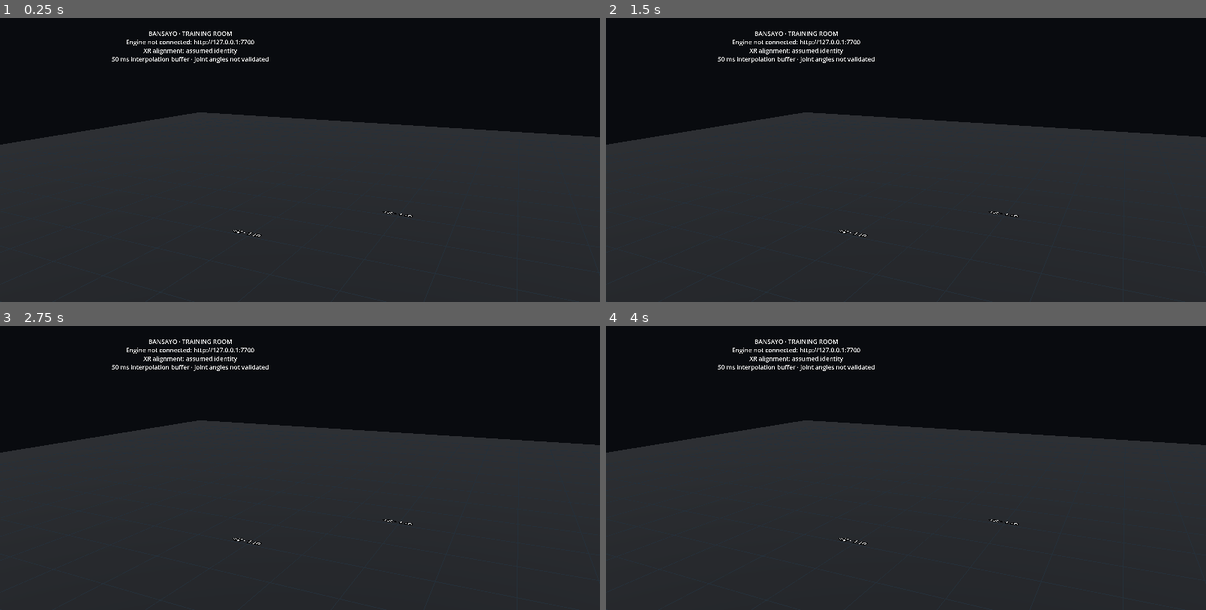
Above: before the commit, frames 1-4 (two rows, left to right).
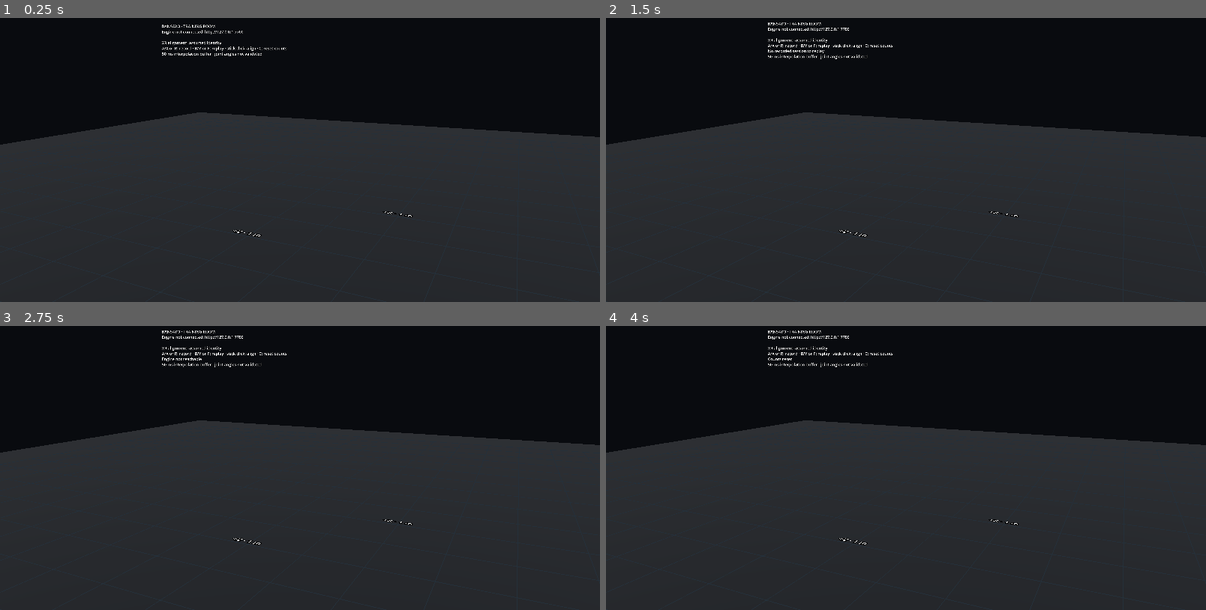
Above: after the commit, the same moments.

Repository: danielsobrado/Bansayo
Game: Godot game, scene res://training_room.tscn
The game is run twice, just before and just after one commit, with the same random seed, the same clock (stepped at 60 frames per second) and the same inputs.
Inputs (mouse positions are in pixels of both pictures, inside the frame that each line leads up to):
- Up to frame 1 (0.25 s): no input
- Up to frame 2 (1.5 s): tap Enter at 0.5 s; move the mouse to (1038, 94) at 0.52 s; tap R at 0.6 s; click (1038, 94) at 0.67 s; tap P at 0.8, 1.35 s; tap Space at 1.25 s; move the mouse to (786, 134) at 1.27 s; click (786, 134) at 1.42 s
- Up to frame 3 (2.75 s): tap C at 1.55, 2.1 s; tap Enter at 2 s; move the mouse to (360, 340) at 2.02 s; click (360, 340) at 2.17 s; tap R at 2.3 s
- Up to frame 4 (4 s): tap Space at 2.75 s; move the mouse to (876, 496) at 2.77 s; tap R at 2.85 s; click (876, 496) at 2.92 s; tap P at 3.05, 3.6 s; tap Enter at 3.5 s; move the mouse to (1086, 479) at 3.52 s; click (1086, 479) at 3.67 s; tap C at 3.8 s

The runs differ from the first frame. In frame 1, 0.8% of the frame differs, in the area x 18-48%, y 2-16%; in frame 2, 0.8%, in the area x 18-48%, y 1-16%; in frame 3, 0.8%; in frame 4, 0.8%.

Commit message:
vr: joint readouts, rep/kick counts, camera status, record/replay and room alignment
The panel shows live knee/hip/trunk angles with session peaks, squat and per-leg kick
counts from the engine's angles, ankle and pelvis heights, each camera's state and why
triangulation or the skeleton is unavailable. A/X and B/Y (R/P on desktop) record and
replay through the engine API. Clicking the right thumbstick with the controller on the
calibration board origin aligns the engine world to the headset stage (saved).

Co-Authored-By: Claude Opus 5.5 <noreply@anthropic.com>

Diff:
--- a/apps/vr/scripts/body_root.gd
+++ b/apps/vr/scripts/body_root.gd
@@ -1,5 +1,4 @@
 extends Node3D
 # Engine content only. The native headset camera is never parented under this transform.
-# T_xr_stage_from_world is identity until XR alignment is implemented.
-func _ready() -> void:
-	transform = Transform3D.IDENTITY
+# Its transform is T_xr_stage_from_world: identity until the room is aligned in the headset
+# (training_room.gd, controller on the calibration board origin).
--- /dev/null
+++ b/apps/vr/scripts/engine_actions.gd
@@ -0,0 +1,54 @@
+extends Node
+# Recording and replay through the engine's HTTP API; the engine owns both.
+
+signal message(text: String)
+var engine_url: String
+var recording := false
+var replaying := false
+var _busy := false
+
+func set_state(state: Dictionary) -> void:
+	recording = state.get("recording") is Dictionary
+	replaying = str(state.get("engine", {}).get("mode", "")) == "replay"
+
+func toggle_recording() -> void:
+	if recording:
+		_call(HTTPClient.METHOD_POST, "/recording/stop", "{}", "Recording saved")
+	else:
+		_call(HTTPClient.METHOD_POST, "/recording/start", "{}", "Recording")
+
+## Replays the newest session, or returns to live input while replaying.
+func toggle_replay() -> void:
+	if replaying:
+		_call(HTTPClient.METHOD_POST, "/playback/stop", "{}", "Live")
+		return
+	var sessions: Variant = await _call(HTTPClient.METHOD_GET, "/sessions", "", "")
+	if not sessions is Array or sessions.is_empty():
+		message.emit("No recorded session to replay")
+		return
+	var newest: Dictionary = sessions[0]
+	for session in sessions:
+		if str(session.get("created_utc", "")) > str(newest.get("created_utc", "")):
+			newest = session
+	_call(HTTPClient.METHOD_POST, "/playback/start", JSON.stringify({"session_id": newest["id"], "looping": true}), "Replaying " + str(newest.get("name", newest["id"])))
+
+func _call(method: int, path: String, body: String, done: String) -> Variant:
+	if _busy:
+		return null
+	_busy = true
+	var http := HTTPRequest.new()
+	add_child(http)
+	http.request(engine_url.trim_suffix("/") + "/api/v1" + path, ["Content-Type: application/json"], method, body)
+	var result: Array = await http.request_completed
+	http.queue_free()
+	_busy = false
+	var parsed: Variant = JSON.parse_string((result[3] as PackedByteArray).get_string_from_utf8())
+	if result[0] != HTTPRequest.RESULT_SUCCESS or not parsed is Dictionary:
+		message.emit("Engine not reachable")
+		return null
+	if not parsed.get("ok", false):
+		message.emit(str(parsed.get("error", {}).get("message", "Request failed")))
+		return null
+	if not done.is_empty():
+		message.emit(done)
+	return parsed.get("data")
--- /dev/null
+++ b/apps/vr/scripts/movement_counter.gd
@@ -0,0 +1,54 @@
+extends RefCounted
+# Session counts and peaks from the engine's joint angles and pose. Presentation only: no angle
+# is computed here, repetitions are hysteresis crossings of values the engine published.
+
+const SQUAT_DOWN_DEG := 70.0  # mean knee flexion entering the bottom of a squat
+const SQUAT_UP_DEG := 25.0
+const KICK_UP_DEG := 60.0  # hip flexion of the kicking leg
+const KICK_DOWN_DEG := 20.0
+const STANDING_HIP_MAX_DEG := 30.0  # the other leg must be near straight: a squat is not a kick
+var squats := 0
+var kicks := {"left": 0, "right": 0}
+var peaks := {}  # joint id -> peak degrees
+var max_ankle_height_m := 0.0
+var min_pelvis_height_m := INF
+var _in_squat := false
+var _in_kick := {"left": false, "right": false}
+
+func reset() -> void:
+	squats = 0
+	kicks = {"left": 0, "right": 0}
+	peaks.clear()
+	max_ankle_height_m = 0.0
+	min_pelvis_height_m = INF
+	_in_squat = false
+	_in_kick = {"left": false, "right": false}
+
+## `angles`: joint id -> degrees, only joints with a value. `heights`: metres above the floor for
+## `pelvis`, `left_ankle` and `right_ankle`, only when measured or derived.
+func update(angles: Dictionary, heights: Dictionary) -> void:
+	for id in angles:
+		peaks[id] = maxf(peaks.get(id, -INF), angles[id])
+	if angles.has("left_knee_flexion") and angles.has("right_knee_flexion"):
+		var knee: float = (angles["left_knee_flexion"] + angles["right_knee_flexion"]) / 2.0
+		if not _in_squat and knee >= SQUAT_DOWN_DEG:
+			_in_squat = true
+		elif _in_squat and knee <= SQUAT_UP_DEG:
+			_in_squat = false
+			squats += 1
+	for side in ["left", "right"]:
+		var id: String = side + "_hip_flexion"
+		if not angles.has(id):
+			continue
+		var other: String = ("right" if side == "left" else "left") + "_hip_flexion"
+		var standing: bool = angles.get(other, 0.0) <= STANDING_HIP_MAX_DEG
+		if not _in_kick[side] and angles[id] >= KICK_UP_DEG and standing:
+			_in_kick[side] = true
+		elif _in_kick[side] and angles[id] <= KICK_DOWN_DEG:
+			_in_kick[side] = false
+			kicks[side] += 1
+	for id in ["left_ankle", "right_ankle"]:
+		if heights.has(id):
+			max_ankle_height_m = maxf(max_ankle_height_m, heights[id])
+	if heights.has("pelvis"):
+		min_pelvis_height_m = minf(min_pelvis_height_m, heights["pelvis"])
--- a/apps/vr/scripts/status_panel.gd
+++ b/apps/vr/scripts/status_panel.gd
@@ -1,17 +1,29 @@
 extends Node3D
+# World-space panel: connection, tracking quality, camera status, live joint angles with session
+# peaks, repetition counts and the last action. Every number comes from the engine stream.
+const MovementCounter = preload("res://scripts/movement_counter.gd")
+const READOUTS := ["left_knee_flexion", "right_knee_flexion", "left_hip_flexion", "right_hip_flexion", "trunk_forward_lean"]
+var counter := MovementCounter.new()
+var alignment_text := "XR alignment: assumed identity"
+var action_text := ""
 var _label := Label3D.new()
 var _connected := false
 var _connection_message := "Engine not connected"
 var _state: Dictionary = {}
 var _frame: Dictionary = {}
+var _joint_ids: Array = []
+var _joint_labels: Array = []
+var _segment_ids: Array = []
 var _gap := true
+var _next_refresh_ms := 0
 
 func _ready() -> void:
-	_label.font_size = 36
-	_label.pixel_size = 0.002
+	_label.font_size = 32
+	_label.pixel_size = 0.0016
 	_label.outline_size = 4
 	_label.no_depth_test = true
 	_label.billboard = BaseMaterial3D.BILLBOARD_ENABLED
+	_label.horizontal_alignment = HORIZONTAL_ALIGNMENT_LEFT
 	add_child(_label)
 	_refresh()
 
@@ -22,18 +34,50 @@
 		_frame.clear()
 	_refresh()
 
+func skeleton_changed(definition: Dictionary) -> void:
+	_joint_ids = definition.get("joints", []).map(func(j): return str(j.get("id", "")))
+	_joint_labels = definition.get("joints", []).map(func(j): return str(j.get("label", "")))
+	_segment_ids = definition.get("segments", []).map(func(s): return str(s.get("id", "")))
+
 func state_changed(state: Dictionary) -> void:
 	_state = state
 	_refresh()
 
 func frame_received(frame: Dictionary) -> void:
 	_frame = frame
-	_refresh()
+	var angles := {}
+	var joints: Array = frame.get("joints", [])
+	for i in range(mini(joints.size(), _joint_ids.size())):
+		var value: Variant = joints[i].get("value")
+		if value != null:
+			angles[_joint_ids[i]] = rad_to_deg(float(value))
+	var heights := {}
+	var pose: Variant = frame.get("pose")
+	if pose is Dictionary:
+		var segments: Array = pose.get("segments", [])
+		# A segment's origin follows its parent, so the ankle (foot origin) is as good as the shin.
+		# [reported name, segment whose origin it is, segment that must not be inferred]
+		for item in [["pelvis", "pelvis", "pelvis"], ["left_ankle", "left_foot", "left_shin"], ["right_ankle", "right_foot", "right_shin"]]:
+			var at := _segment_ids.find(item[1])
+			var by := _segment_ids.find(item[2])
+			if at < 0 or by < 0 or maxi(at, by) >= segments.size():
+				continue
+			if segments[at].get("position_m") is Array and str(segments[by].get("provenance", "")) != "inferred":
+				heights[item[0]] = float(segments[at]["position_m"][1])
+	counter.update(angles, heights)
+	# Text rebuilds are throttled; the stream arrives at up to 60 Hz.
+	if Time.get_ticks_msec() >= _next_refresh_ms:
+		_next_refresh_ms = Time.get_ticks_msec() + 100
+		_refresh()
 
 func set_gap(gap: bool) -> void:
 	if _gap != gap:
 		_gap = gap
 		_refresh()
+
+func set_action(text: String) -> void:
+	action_text = text
+	_refresh()
 
 func _refresh() -> void:
 	var lines: Array[String] = ["BANSAYO · TRAINING ROOM", _connection_message]
@@ -42,11 +86,57 @@
 		var origin_text := ", ".join(PackedStringArray(origins)).to_upper()
 		if str(_state.get("engine", {}).get("mode", "")) == "replay":
 			origin_text = "REPLAY · " + origin_text
+		if _state.get("recording") is Dictionary:
+			origin_text = "● REC · " + origin_text
 		var quality: Dictionary = _frame.get("quality", {})
 		lines.append(origin_text)
 		lines.append("%s · %d/%d segments" % [str(quality.get("state", "unavailable")), int(quality.get("observed_segments", 0)), int(quality.get("total_segments", 0))])
+		lines.append_array(_camera_lines())
 		if _gap:
 			lines.append("No pose data · stream gap or pose unavailable")
-	lines.append("XR alignment: assumed identity")
+		lines.append("")
+		lines.append_array(_joint_lines())
+		lines.append("")
+		lines.append("Squats %d · Kicks L %d / R %d" % [counter.squats, counter.kicks["left"], counter.kicks["right"]])
+		var ankle := "—" if counter.max_ankle_height_m <= 0.0 else "%.2f m" % counter.max_ankle_height_m
+		var pelvis := "—" if counter.min_pelvis_height_m == INF else "%.2f m" % counter.min_pelvis_height_m
+		lines.append("Max ankle height %s · Min pelvis height %s" % [ankle, pelvis])
+	lines.append("")
+	lines.append(alignment_text)
+	lines.append("A/X or R: record · B/Y or P: replay · stick click: align · C: reset counts")
+	if not action_text.is_empty():
+		lines.append(action_text)
 	lines.append("50 ms interpolation buffer · joint angles not validated")
 	_label.text = "\n".join(PackedStringArray(lines))
+
+func _camera_lines() -> Array[String]:
+	var out: Array[String] = []
+	var cameras: Array[String] = []
+	for device in _state.get("devices", []):
+		var descriptor: Dictionary = device.get("descriptor", {})
+		if str(descriptor.get("kind", "")) != "camera":
+			continue
+		var rate := float(device.get("stream", {}).get("measured_rate_hz", 0.0))
+		cameras.append("%s %s %.0f Hz" % [str(descriptor.get("id", "?")), str(device.get("state", "?")), rate])
+	if not cameras.is_empty():
+		out.append("Cameras: " + " · ".join(PackedStringArray(cameras)))
+	for feature in _state.get("features", []):
+		var id := str(feature.get("id", ""))
+		if id in ["landmarks_3d_triangulated", "skeleton_pose"] and not cameras.is_empty():
+			var reasons: Array = feature.get("reasons", [])
+			var why := "" if reasons.is_empty() else " (" + str(reasons[0].get("code", "")) + ")"
+			out.append("%s: %s%s" % [id.replace("_", " "), str(feature.get("state", "?")), why])
+	return out
+
+func _joint_lines() -> Array[String]:
+	var out: Array[String] = []
+	var joints: Array = _frame.get("joints", [])
+	for id in READOUTS:
+		var i := _joint_ids.find(id)
+		if i < 0 or i >= joints.size():
+			continue
+		var value: Variant = joints[i].get("value")
+		var now := "—" if value == null else "%5.1f°" % rad_to_deg(float(value))
+		var peak := "—" if not counter.peaks.has(id) else "%5.1f°" % counter.peaks[id]
+		out.append("%s  %s   peak %s" % [_joint_labels[i], now, peak])
+	return out
--- a/apps/vr/scripts/training_room.gd
+++ b/apps/vr/scripts/training_room.gd
@@ -5,26 +5,34 @@
 const DebugSkeleton = preload("res://scripts/debug_skeleton.gd")
 const DevRig = preload("res://scripts/dev_rig.gd")
 const StatusPanel = preload("res://scripts/status_panel.gd")
+const EngineActions = preload("res://scripts/engine_actions.gd")
+const ALIGNMENT_FILE := "user://xr_alignment.cfg"
 var _buffer := PoseBuffer.new()
 var _body := DebugSkeleton.new()
 var _dev := DevRig.new()
 var _panel := StatusPanel.new()
+var _actions := EngineActions.new()
+var _root: Node3D
 var _xr_interface: XRInterface
 var _xr_camera: XRCamera3D
+var _right_hand: XRController3D
 
 func _ready() -> void:
 	_build_room()
-	var root := BodyRoot.new()
-	root.name = "BodyRoot"
-	add_child(root)
-	root.add_child(_body)
+	_root = BodyRoot.new()
+	_root.name = "BodyRoot"
+	add_child(_root)
+	_root.add_child(_body)
+	_load_alignment()
 	add_child(_dev)
 	add_child(_panel)
-	_panel.position = Vector3(-1.55, 1.6, -0.25)
+	_panel.position = Vector3(-2.3, 1.7, -0.6)
 	var client := EngineClient.new()
 	client.hello_received.connect(func(_message: Dictionary): _buffer.clear())
 	client.skeleton_changed.connect(_body.build)
+	client.skeleton_changed.connect(_panel.skeleton_changed)
 	client.state_changed.connect(_panel.state_changed)
+	client.state_changed.connect(_actions.set_state)
 	client.frame_received.connect(func(frame: Dictionary):
 		_buffer.push(frame)
 		_panel.frame_received(frame)
@@ -35,7 +43,56 @@
 			_buffer.clear()
 	)
 	add_child(client)
+	_actions.engine_url = client.engine_url
+	_actions.message.connect(_panel.set_action)
+	add_child(_actions)
 	_initialise_xr()
+
+func _unhandled_input(event: InputEvent) -> void:
+	if event is InputEventKey and event.pressed and not event.echo:
+		match event.keycode:
+			KEY_R: _actions.toggle_recording()
+			KEY_P: _actions.toggle_replay()
+			KEY_C: _reset_counts()
+
+func _on_button(name: String, controller: XRController3D) -> void:
+	match name:
+		"ax_button": _actions.toggle_recording()
+		"by_button": _actions.toggle_replay()
+		"primary_click":
+			if controller == _right_hand:
+				_align_to(controller)
+			else:
+				_reset_counts()
+
+func _reset_counts() -> void:
+	_panel.counter.reset()
+	_panel.set_action("Counts reset")
+
+## The calibrated camera world is the floor board's frame. With the right controller resting on
+## the board origin and pointing along the board's +X, engine world (0, 0, 0) and +X map onto
+## it; the headset's floor height is kept, so only position on the floor and yaw are taken.
+func _align_to(controller: XRController3D) -> void:
+	var forward := -controller.global_transform.basis.z
+	forward.y = 0.0
+	if forward.length() < 0.1:
+		_panel.set_action("Alignment needs the controller held level")
+		return
+	forward = forward.normalized()
+	var yaw := atan2(-forward.z, forward.x)
+	var position := controller.global_position
+	_root.transform = Transform3D(Basis(Vector3.UP, yaw), Vector3(position.x, 0.0, position.z))
+	var config := ConfigFile.new()
+	config.set_value("alignment", "transform", _root.transform)
+	config.save(ALIGNMENT_FILE)
+	_panel.alignment_text = "XR alignment: controller on board origin (saved)"
+	_panel.set_action("Room aligned to the calibration board")
+
+func _load_alignment() -> void:
+	var config := ConfigFile.new()
+	if config.load(ALIGNMENT_FILE) == OK and not OS.get_cmdline_user_args().has("--desktop"):
+		_root.transform = config.get_value("alignment", "transform", Transform3D.IDENTITY)
+		_panel.alignment_text = "XR alignment: controller on board origin (loaded)"
 
 func _process(_delta: float) -> void:
 	var pose := _buffer.sample()
@@ -108,6 +165,9 @@
 		var controller := XRController3D.new()
 		controller.tracker = StringName(hand)
 		origin.add_child(controller)
+		controller.button_pressed.connect(_on_button.bind(controller))
+		if hand == "right_hand":
+			_right_hand = controller
 	get_viewport().use_xr = true
 	_dev.enabled = false
 	if _xr_interface.has_signal("session_stopping"):
@@ -115,6 +175,8 @@
 
 func _return_to_desktop() -> void:
 	get_viewport().use_xr = false
+	_root.transform = Transform3D.IDENTITY # Alignment maps the headset stage, not the desktop view.
+	_panel.alignment_text = "XR alignment: assumed identity"
 	_dev.enabled = true
 	_dev.camera.current = true
 	_xr_interface = null
--- a/apps/vr/tests/contract_smoke.gd
+++ b/apps/vr/tests/contract_smoke.gd
@@ -1,5 +1,6 @@
 extends SceneTree
 const PoseBuffer = preload("res://scripts/pose_buffer.gd")
+const MovementCounter = preload("res://scripts/movement_counter.gd")
 
 func _initialize() -> void:
 	# Golden contracts remain the source of truth; no duplicate wire schema is maintained here.
@@ -14,5 +15,18 @@
 	var buffer := PoseBuffer.new()
 	buffer.push({"t_us": 0, "pose": null}, 100000)
 	assert(buffer.sample(100000).is_empty())
+	var counter := MovementCounter.new()
+	for knee in [5.0, 40.0, 90.0, 60.0, 30.0, 10.0, 80.0, 20.0]: # two squats; 30 is not yet up
+		counter.update({"left_knee_flexion": knee, "right_knee_flexion": knee}, {"pelvis": 1.0 - knee / 200.0})
+	assert(counter.squats == 2)
+	assert(is_equal_approx(counter.peaks["left_knee_flexion"], 90.0))
+	assert(is_equal_approx(counter.min_pelvis_height_m, 0.55))
+	for hip in [0.0, 70.0, 10.0, 50.0, 0.0]: # one kick; 50 never reaches the kick threshold
+		counter.update({"right_hip_flexion": hip, "left_hip_flexion": 5.0}, {"right_ankle": hip / 100.0})
+	assert(counter.kicks["right"] == 1 and counter.kicks["left"] == 0)
+	assert(is_equal_approx(counter.max_ankle_height_m, 0.7))
+	for hip in [0.0, 85.0, 5.0]: # a squat flexes both hips: not a kick
+		counter.update({"right_hip_flexion": hip, "left_hip_flexion": hip}, {})
+	assert(counter.kicks["right"] == 1 and counter.kicks["left"] == 0)
 	print("Bansayo Godot contract smoke passed")
 	quit(0)
Not shown, added: apps/vr/scripts/engine_actions.gd.uid
Not shown, added: apps/vr/scripts/movement_counter.gd.uid
